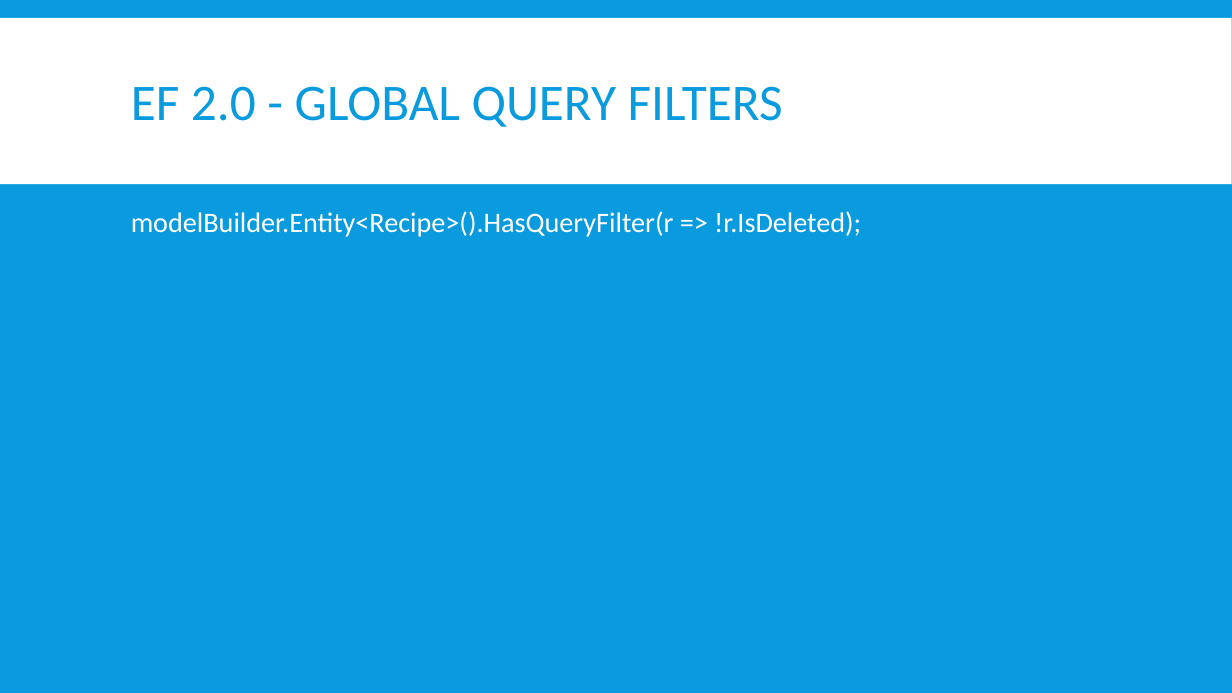
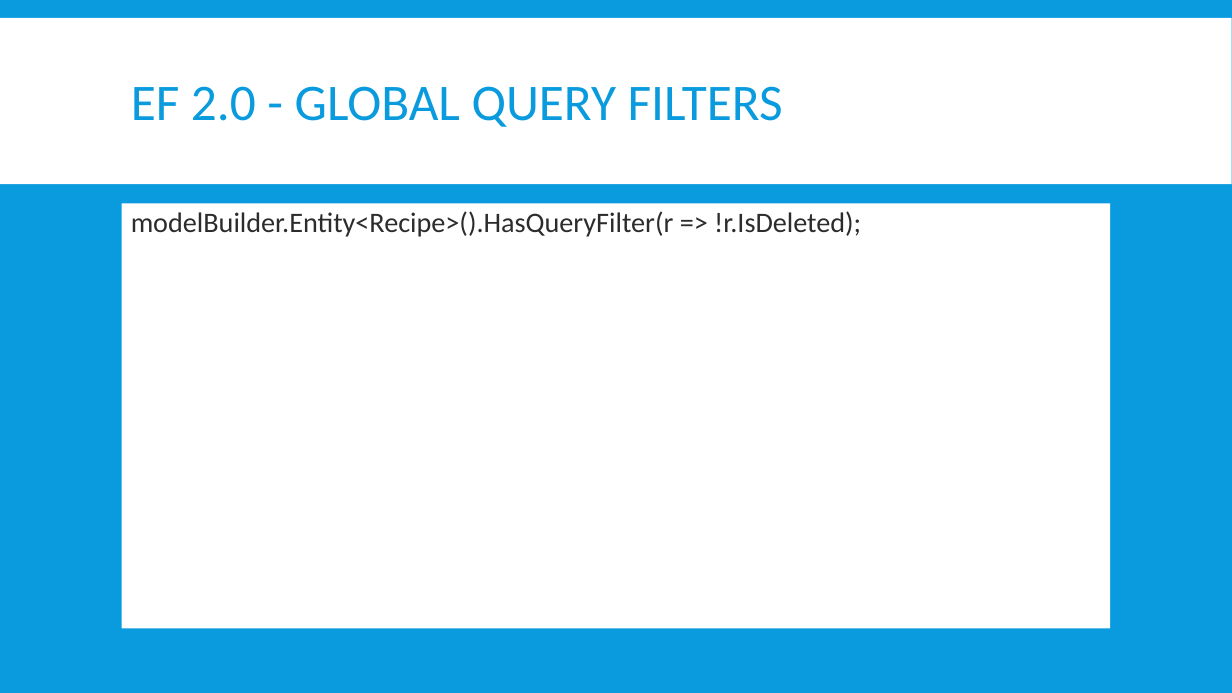
Before and after one commit to jwooley/EfCore, a slide deck: slide 17 of EfCoreGettingStarted.pptx. Drawn at 1232x693 pixels with LibreOffice and Linux fonts; fonts in the diff are those of the drawing. Boxes give left, top, right and bottom in pixels: in the first picture for what was removed or moved away, otherwise in the second. Text is boxed around its words. In the diff, an @@ line names an element or a change of style, - is before the commit and + after.

```diff
--- a/EfCoreGettingStarted.pptx
+++ b/EfCoreGettingStarted.pptx
@@ text "modelBuilder.Entity<Recipe>().HasQueryFilter(r => !r.IsDelet ...": place and size @@
-text "modelBuilder.Entity<Recipe>().HasQueryFilter(r => !r.IsDelet ..." at bbox=[131, 211, 861, 237]
+text "modelBuilder.Entity<Recipe>().HasQueryFilter(r => !r.IsDelet ..." at bbox=[122, 203, 1111, 628]
@@ text "modelBuilder.Entity<Recipe>().HasQueryFilter(r => !r.IsDelet ..." at bbox=[122, 203, 1111, 628]: text colour #FFFFFF to #2C2C2C; fill none to #FFFFFF @@
```
Also in this commit, not shown: 1 other slide changed.
